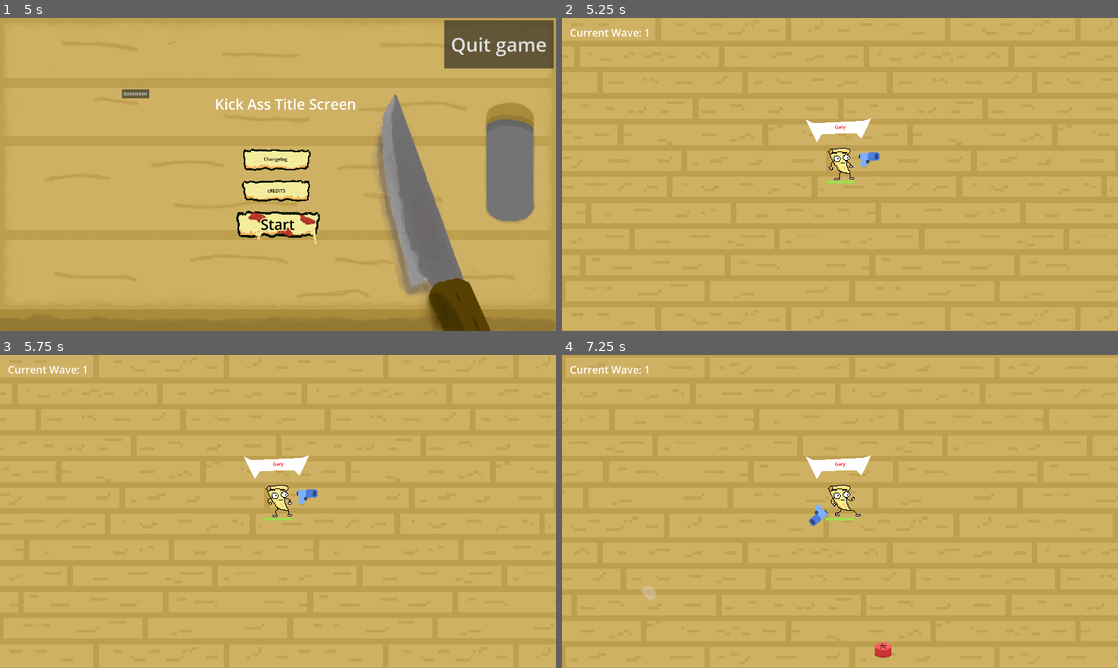
Above: before the commit, frames 1-4 (two rows, left to right).
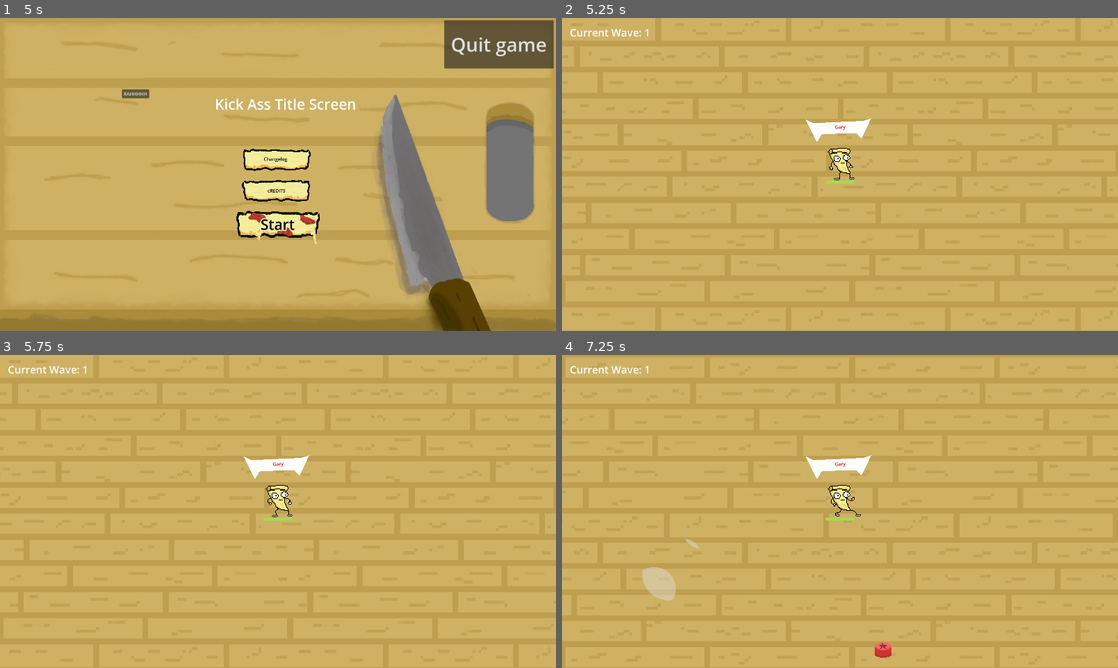
Above: after the commit, the same moments.

Repository: OcksDev/PizzaSurvivors
Game: Godot game, scene res://scenes/menu/splashscreen.tscn
The game is run twice, just before and just after one commit, with the same random seed, the same clock (stepped at 60 frames per second) and the same inputs.
Inputs:
- Up to frame 1 (5 s): hold D (move_right) 0.53-1.28 s; hold S (move_down) 1.28-2.03 s; hold D (move_right) 2.03-2.78 s; hold W (move_up) 2.78-3.53 s; hold A (move_left) from 3.53 s (still down)
- Up to frame 2 (5.25 s): release A (move_left) at 5 s; click "Start" at 5 s
- Up to frame 3 (5.75 s): no input
- Up to frame 4 (7.25 s): tap Enter at 5.75 s; hold S (move_down) 5.78-6.53 s; hold D (move_right) from 6.53 s (still down)

Frame 1 is identical in both runs. In frame 2, 0.1% of the frame differs, in the area x 53-58%, y 42-48%; in frame 3, 0.1%; in frame 4, 0.6%, in the area x 14-48%, y 47-79%.

Commit message:
Change bullet spawning position & add ranged animation.

Diff:
--- a/characters/ranged/ranged.tscn
+++ b/characters/ranged/ranged.tscn
@@ -1,10 +1,3 @@
-[gd_scene load_steps=2 format=3 uid="uid://cr6icoabixoml"]
-
-[ext_resource type="Texture2D" uid="uid://bb43y04tpo72u" path="res://characters/ranged/walking/walk_1.png" id="1_suv0w"]
+[gd_scene format=3 uid="uid://cr6icoabixoml"]
 
 [node name="Ranged" type="Node2D"]
-
-[node name="Walk1" type="Sprite2D" parent="."]
-texture_filter = 1
-scale = Vector2(3.17, 3.17)
-texture = ExtResource("1_suv0w")
--- a/scenes/game/enemies/ranged.tscn
+++ b/scenes/game/enemies/ranged.tscn
@@ -1,8 +1,41 @@
-[gd_scene load_steps=5 format=3 uid="uid://2jvr37tkaxc0"]
+[gd_scene load_steps=11 format=3 uid="uid://2jvr37tkaxc0"]
 
 [ext_resource type="Script" uid="uid://70uwgvp5kqrm" path="res://scripts/game/enemies/ranged.gd" id="1_861pp"]
 [ext_resource type="PackedScene" uid="uid://cr6icoabixoml" path="res://characters/ranged/ranged.tscn" id="1_ndhaa"]
 [ext_resource type="PackedScene" uid="uid://m6gsfmebxmlx" path="res://scenes/game/enemies/ranged_bullet.tscn" id="2_ues50"]
+[ext_resource type="Texture2D" uid="uid://dhvrhsvuie373" path="res://characters/ranged/attack/mustard enemy attack 1.png" id="3_k64df"]
+[ext_resource type="Texture2D" uid="uid://bb43y04tpo72u" path="res://characters/ranged/walking/walk_1.png" id="3_nlkqw"]
+[ext_resource type="Texture2D" uid="uid://dgdg5rjh5o6ng" path="res://characters/ranged/walking/walk_2.png" id="4_bqiwi"]
+[ext_resource type="Texture2D" uid="uid://c0tytint84770" path="res://characters/ranged/attack/mustard enemy attack 2.png" id="4_sbufd"]
+[ext_resource type="Texture2D" uid="uid://dsni0aep10flh" path="res://characters/ranged/attack/mustard enemy attack 3.png" id="5_jowr0"]
+
+[sub_resource type="SpriteFrames" id="SpriteFrames_7eue1"]
+animations = [{
+"frames": [{
+"duration": 1.0,
+"texture": ExtResource("3_k64df")
+}, {
+"duration": 1.0,
+"texture": ExtResource("4_sbufd")
+}, {
+"duration": 1.0,
+"texture": ExtResource("5_jowr0")
+}],
+"loop": true,
+"name": &"shoot",
+"speed": 5.0
+}, {
+"frames": [{
+"duration": 1.0,
+"texture": ExtResource("3_nlkqw")
+}, {
+"duration": 1.0,
+"texture": ExtResource("4_bqiwi")
+}],
+"loop": true,
+"name": &"walk",
+"speed": 5.0
+}]
 
 [sub_resource type="CapsuleShape2D" id="CapsuleShape2D_ues50"]
 radius = 38.0
@@ -12,6 +45,16 @@
 collision_layer = 10
 script = ExtResource("1_861pp")
 bullet_scene = ExtResource("2_ues50")
+
+[node name="AnimationPlayer" type="AnimatedSprite2D" parent="."]
+unique_name_in_owner = true
+texture_filter = 1
+position = Vector2(1.90735e-06, 1.90735e-06)
+scale = Vector2(3.59, 3.59)
+sprite_frames = SubResource("SpriteFrames_7eue1")
+animation = &"walk"
+frame = 1
+frame_progress = 0.62191
 
 [node name="Ranged" parent="." instance=ExtResource("1_ndhaa")]
 unique_name_in_owner = true
--- a/scenes/game/enemies/ranged_bullet.tscn
+++ b/scenes/game/enemies/ranged_bullet.tscn
@@ -1,12 +1,13 @@
 [gd_scene load_steps=4 format=3 uid="uid://m6gsfmebxmlx"]
 
 [ext_resource type="Script" uid="uid://bvkm67tymq1q5" path="res://scripts/game/bullet.gd" id="1_mx2j8"]
-[ext_resource type="Texture2D" uid="uid://cxhulgi6ocoab" path="res://characters/ranged/projectile/mustard projectile 1.png" id="2_mx2j8"]
+[ext_resource type="Texture2D" uid="uid://cgfdngcqxh1wl" path="res://characters/ranged/projectile/mustard projectile 1.png" id="2_mx2j8"]
 
 [sub_resource type="CircleShape2D" id="CircleShape2D_81ya6"]
 radius = 13.1529
 
 [node name="RangedBullet" type="Area2D"]
+scale = Vector2(0.4, 0.4)
 collision_layer = 7
 script = ExtResource("1_mx2j8")
 
--- a/scenes/game/gun_gun.tscn
+++ b/scenes/game/gun_gun.tscn
@@ -1,7 +1,6 @@
-[gd_scene load_steps=5 format=3 uid="uid://tef0f04sfj0e"]
+[gd_scene load_steps=4 format=3 uid="uid://tef0f04sfj0e"]
 
 [ext_resource type="Script" uid="uid://1gf1xcllrtrs" path="res://scripts/game/gun_gun.gd" id="1_3xgr0"]
-[ext_resource type="Texture2D" uid="uid://cswb5do8rrj7q" path="res://pistol/pistol.png" id="1_iw16y"]
 [ext_resource type="PackedScene" uid="uid://cg3ugj7a178mq" path="res://scenes/game/bullet.tscn" id="2_hqv0h"]
 
 [sub_resource type="CircleShape2D" id="CircleShape2D_fek7f"]
@@ -12,13 +11,9 @@
 script = ExtResource("1_3xgr0")
 bullet_scene = ExtResource("2_hqv0h")
 
-[node name="Pistol" type="Sprite2D" parent="."]
-position = Vector2(102.004, -0.05759)
-texture = ExtResource("1_iw16y")
-
-[node name="ShootyShootyBangBang" type="Marker2D" parent="Pistol"]
+[node name="ShootyShootyBangBang" type="Marker2D" parent="."]
 unique_name_in_owner = true
-position = Vector2(25.086, -9.89661)
+position = Vector2(-3.92508e-09, 4.76821e-07)
 
 [node name="Area2D" type="Area2D" parent="."]
 collision_layer = 0
--- a/scripts/game/enemies/ranged.gd
+++ b/scripts/game/enemies/ranged.gd
@@ -10,9 +10,10 @@
 
 func create_bullet():
 	var new_b = bullet_scene.instantiate()
-	%Ranged.add_child(new_b)
-	new_b.global_position = %Ranged.global_position
+	%AnimationPlayer.add_child(new_b)
+	new_b.global_position = %AnimationPlayer.global_position
 	new_b.rotation = (player.global_position - global_position).angle()
+	%AnimationPlayer.play("shoot")
 
 func _physics_process(delta):
 	var time = Time.get_ticks_msec()
@@ -38,7 +39,9 @@
 
 			was_rotating = false
 
-		move_and_slide();
+		move_and_slide()
+		if not %AnimationPlayer.is_playing():
+			%AnimationPlayer.play("walk")
 
 #func _ready() -> void:
 #	%Ranged.play_walk(); # Does not exist yet.
Not shown: 1 places in scenes/game/player.tscn that only renumber resources
